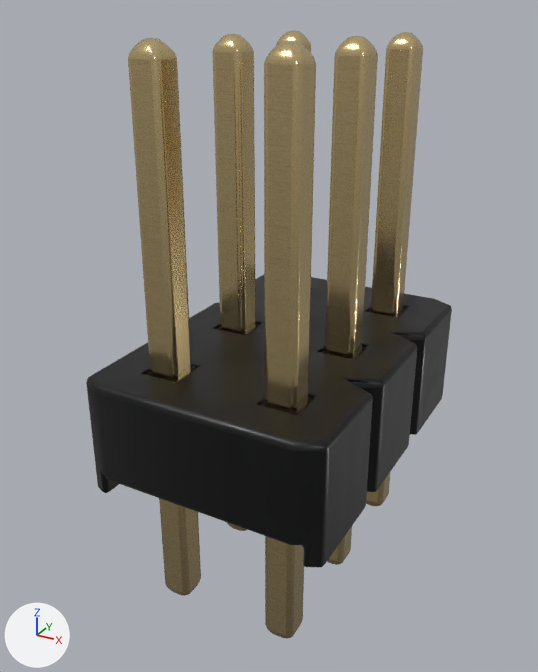
What one commit did to the Blender file blender-models/pinheader-2x3-p2-54mm-drill1mm/PinHeader_2x3_P2.54mm_Drill1mm.blend.
Rendered twice from a 50 mm camera at (7.96, -15.6, 9.0) aimed at (0.94, -2.82, 2.61). Lighting does not change. The marker at lower left points along +X, +Y and +Z. The picture after the commit comes second.

Script lines for the objects in view, before the commit:
```python
me_shape_9_indexedfaceset = bpy.data.meshes.new('SHAPE_9_IndexedFaceSet')
me_shape_9_indexedfaceset.from_pydata(...)  # 208 vertices, 412 faces; spans x -0.5..2.5, y -1.17..3.37, z -1.5..0.5
me_shape_9_indexedfaceset.polygons.foreach_set('use_smooth', [True] * 412)
# faces by material slot: [244, 168]
me_shape_9_indexedfaceset.materials.append(mat_plastic_cast_black)
me_shape_9_indexedfaceset.materials.append(mat_metal_goldpins_1)
ob_shape_9_indexedfaceset = bpy.data.objects.new('SHAPE_9_IndexedFaceSet', me_shape_9_indexedfaceset)
ob_shape_9_indexedfaceset.location = (0.0, 0.0, 0.0)
ob_shape_9_indexedfaceset.rotation_euler = (1.571, 0.0, -1.571)  # degrees (90, 0, -90)
ob_shape_9_indexedfaceset.scale = (2.54, 2.54, 2.54)
_m = ob_shape_9_indexedfaceset.modifiers.new('Bevel', 'BEVEL')
_m.segments = 3
```
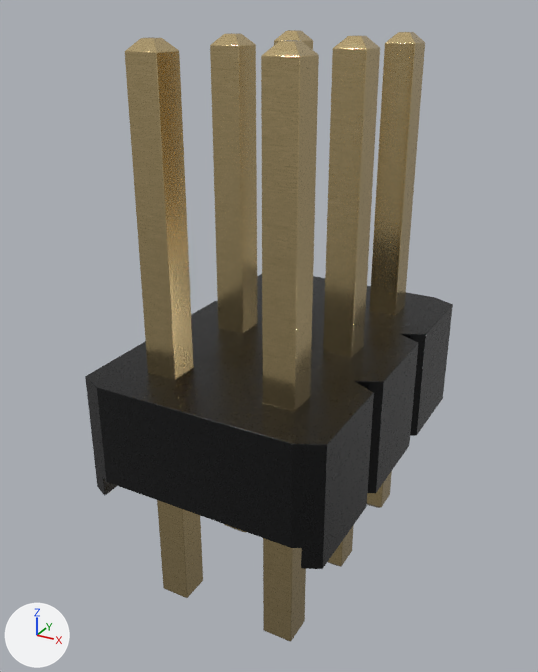
Boxes (x1, y1, x2, y2) around the edits, measured in the pictures (538 x 672 px):
'SHAPE_9_IndexedFaceSet', reshaped, modifiers changed
    before: (86, 30, 452, 639)
    after: (85, 30, 453, 642)
part 1 of me_shape_9_indexedfaceset, edited (looks the same)
    both: (87, 278, 446, 567)

What changed in the scene script:
```text
Add mat_plastic_glossy_black:
    mat_plastic_glossy_black = bpy.data.materials.new('plastic_glossy_black')
    # nodes: BsdfPrincipled, OutputMaterial, TexNoise, ValToRGB
    # colours: black #0a0b0c, grey #7f7f7f, light grey #c8c8c8
Change me_shape_9_indexedfaceset:
    used by ob_shape_9_indexedfaceset; location = (0.0, 0.0, 0.0); rotation_euler = (1.571, 0.0, -1.571), in degrees (90, 0, -90); scale = (2.54, 2.54, 2.54)
    remove me_shape_9_indexedfaceset.from_pydata(...)  # 208 vertices, 412 faces; spans x -0.5..2.5, y -1.17..3.37, z -1.5..0.5
    add me_shape_9_indexedfaceset.from_pydata(...)  # 208 vertices, 256 faces; spans x -0.5..2.5, y -1.17..3.37, z -1.5..0.5
    me_shape_9_indexedfaceset part 1: 100 faces spanning x -0.5..2.5, y 0.01..1.01, z -1.5..0.5 switch from mat_plastic_cast_black to mat_plastic_glossy_black
    me_shape_9_indexedfaceset part 2: the surface is now shaded flat
Change ob_shape_9_indexedfaceset:
    where _m = ob_shape_9_indexedfaceset.modifiers.new('Bevel', 'BEVEL')
    add _m.width = 0.005
    add _m.width_pct = 0.005
    _m.segments: 3 -> 5
```
